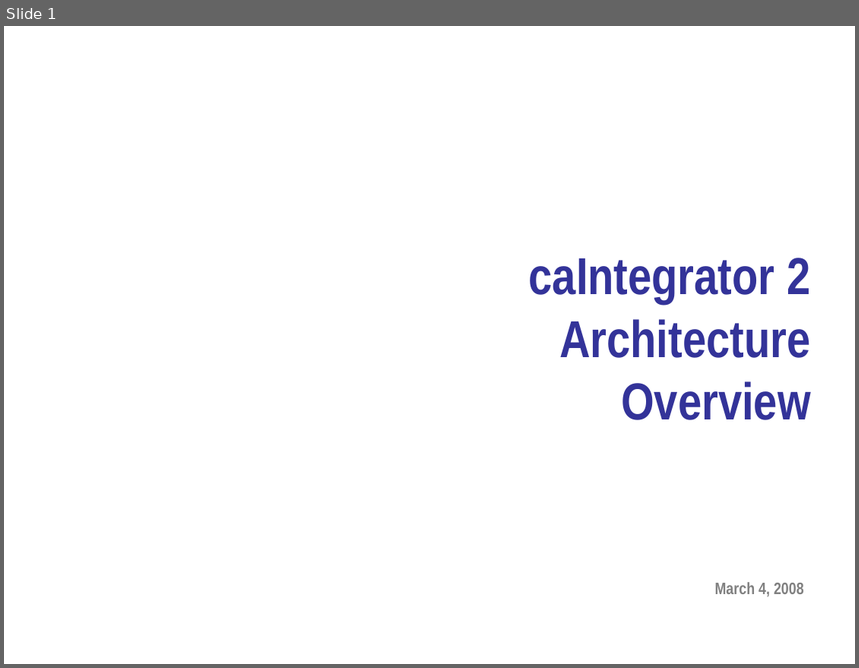
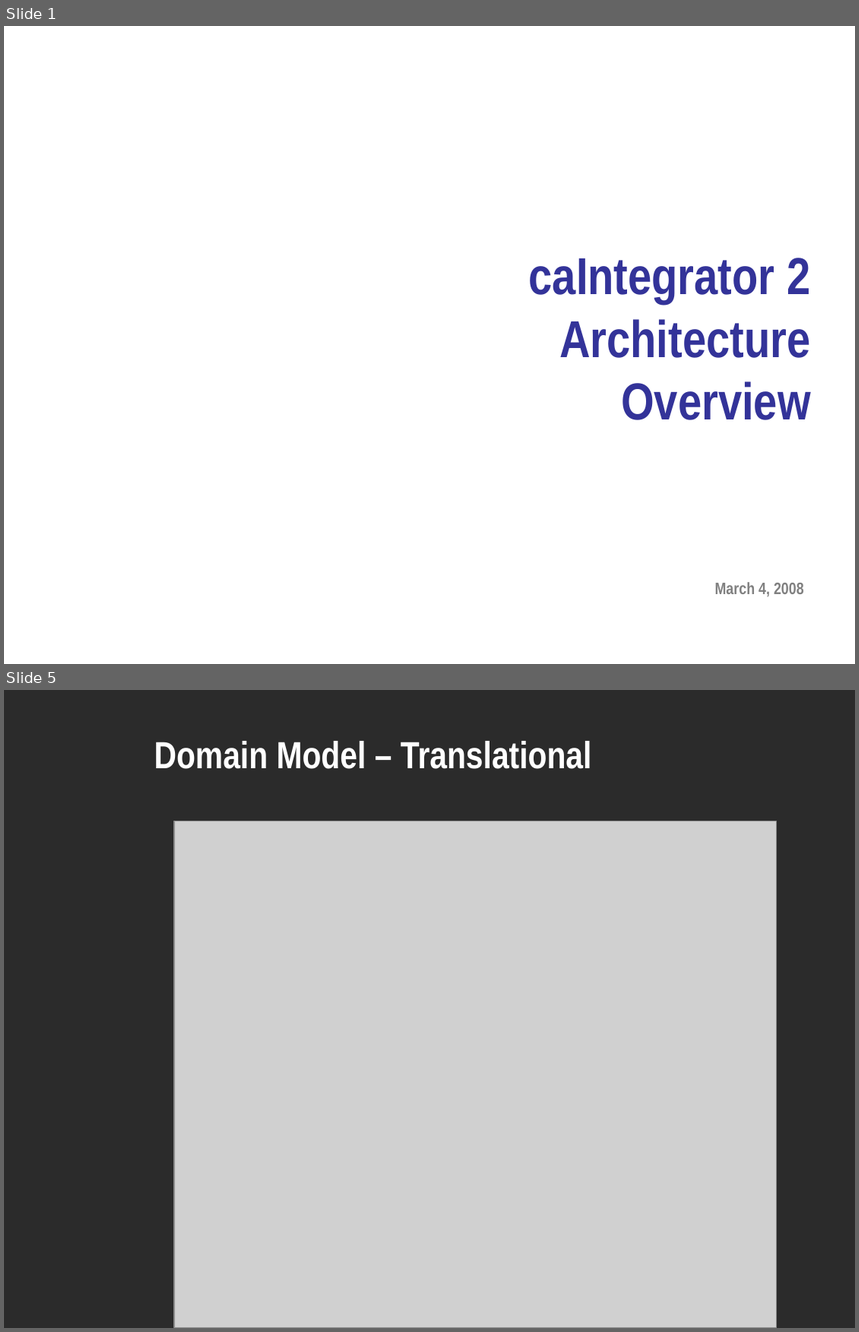
Before and after one commit to NCIP/caintegrator-docs, a slide deck: analysis_and_design/caintegrator2_architecture_overview.ppt. Shown one above the other, each under a label of ours: slide 1 before the commit, slides 1 and 5 after it; the slides between them are not shown. The pictures are 859x668 and 859x1332 pixels, drawn with LibreOffice and Linux fonts; fonts in the diff are those of the drawing; grey boxes stand for pictures; background and template pictures are left out; a plain dark background stands for a picture behind light text. Boxes give left, top, right and bottom in pixels: in the first picture for what was removed or moved away, otherwise in the second. Text is boxed around its words. In the diff, an @@ line names an element or a change of style, - is before the commit and + after.

```diff
--- a/analysis_and_design/caintegrator2_architecture_overview.ppt
+++ b/analysis_and_design/caintegrator2_architecture_overview.ppt
@@ slide 5 added at bbox=[4, 690, 855, 1328], background picture (left out) @@
@@ title added at bbox=[154, 741, 592, 769], 32 pt, text #FFFFFF, bold @@
+Domain Model – Translational
@@ picture added at bbox=[174, 821, 777, 1328] @@
```
Also in this commit, not shown: 15 other slides added, 2 slides removed, 1 other file.
